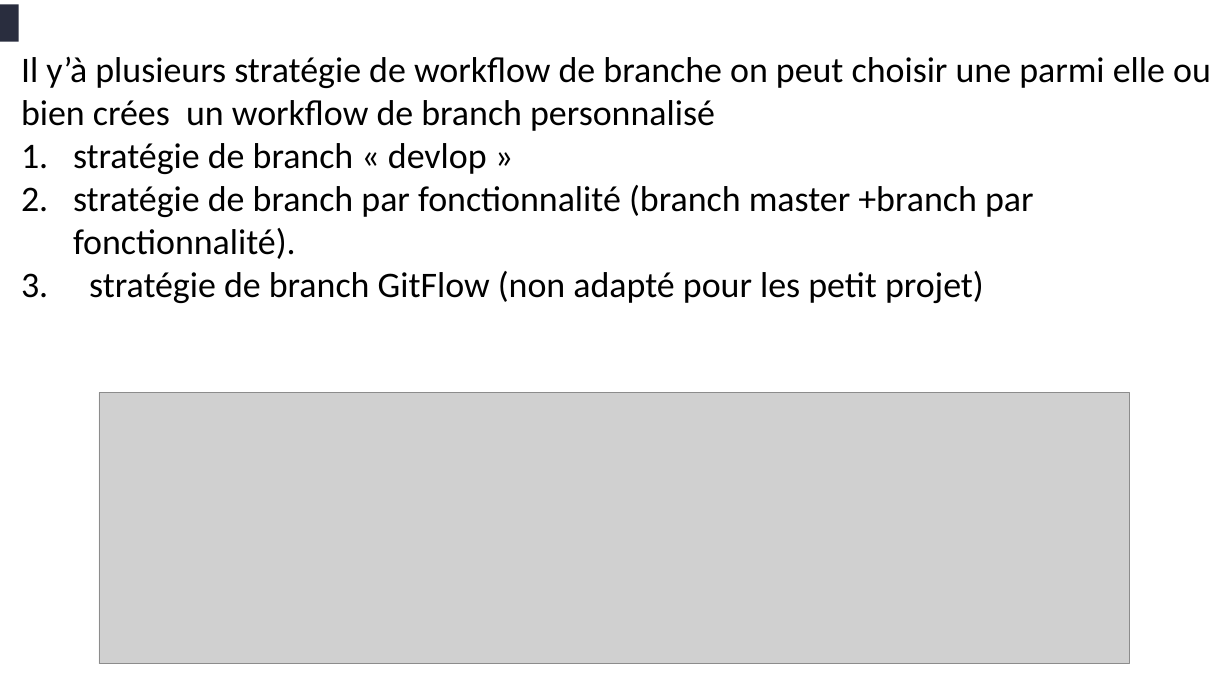
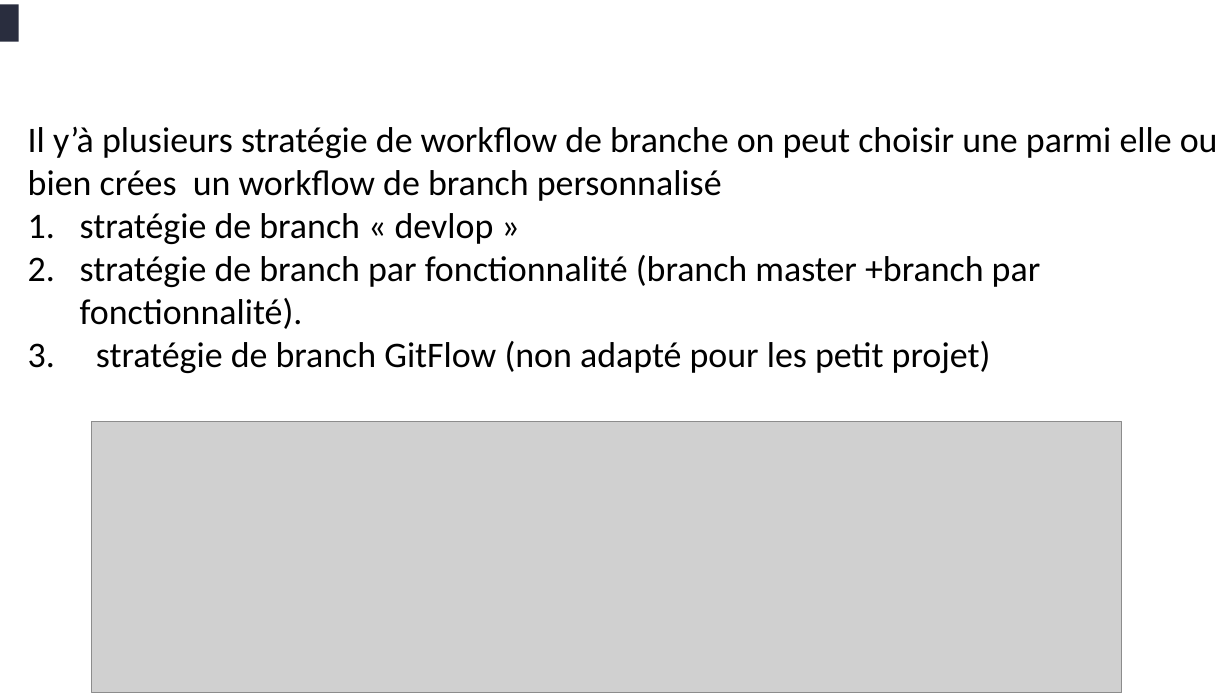
Before and after one commit to belakebiboussad/form, a slide deck: slide 8 of Formation Git.pptx (slide 13 before the commit). Drawn at 1232x693 pixels with LibreOffice and Linux fonts; fonts in the diff are those of the drawing; grey boxes stand for pictures. Boxes give left, top, right and bottom in pixels: in the first picture for what was removed or moved away, otherwise in the second. Text is boxed around its words. In the diff, an @@ line names an element or a change of style, - is before the commit and + after.

```diff
--- a/Formation Git.pptx
+++ b/Formation Git.pptx
@@ text "Il y’à plusieurs stratégie de ..." moved from (x1=21, y1=56, x2=1211, y2=303) to (x1=28, y1=126, x2=1218, y2=373) @@
@@ picture moved from (x1=99, y1=393, x2=1129, y2=665) to (x1=91, y1=421, x2=1122, y2=693) @@
```
Also in this commit, not shown: 3 other slides changed, 2 slides added, 2 slides removed, 3 other files.
